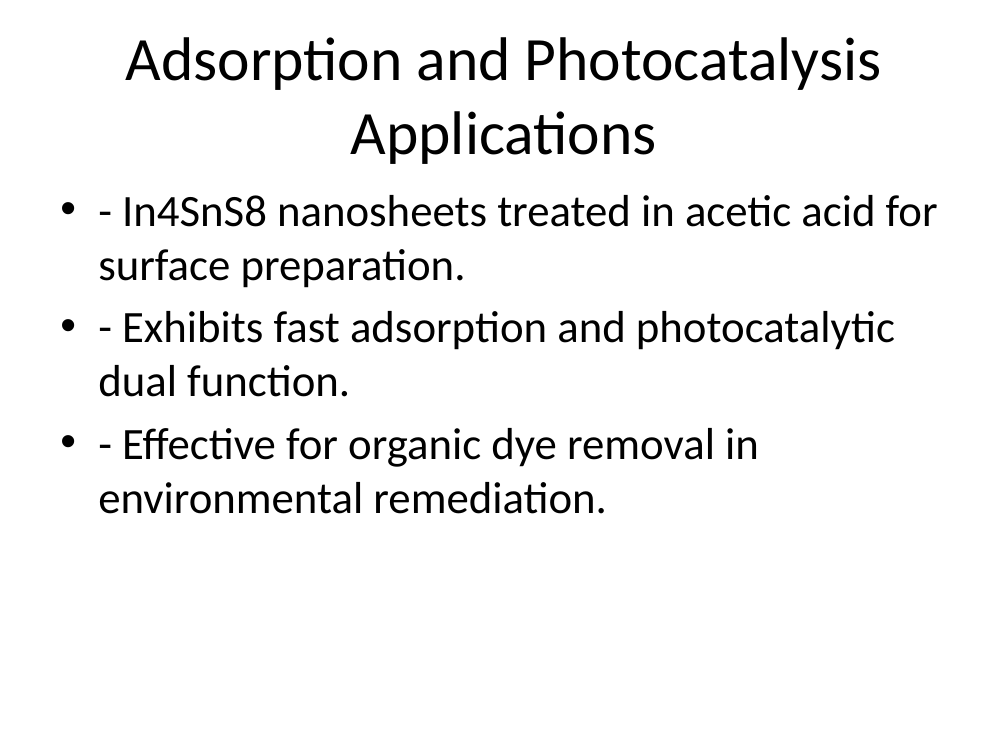
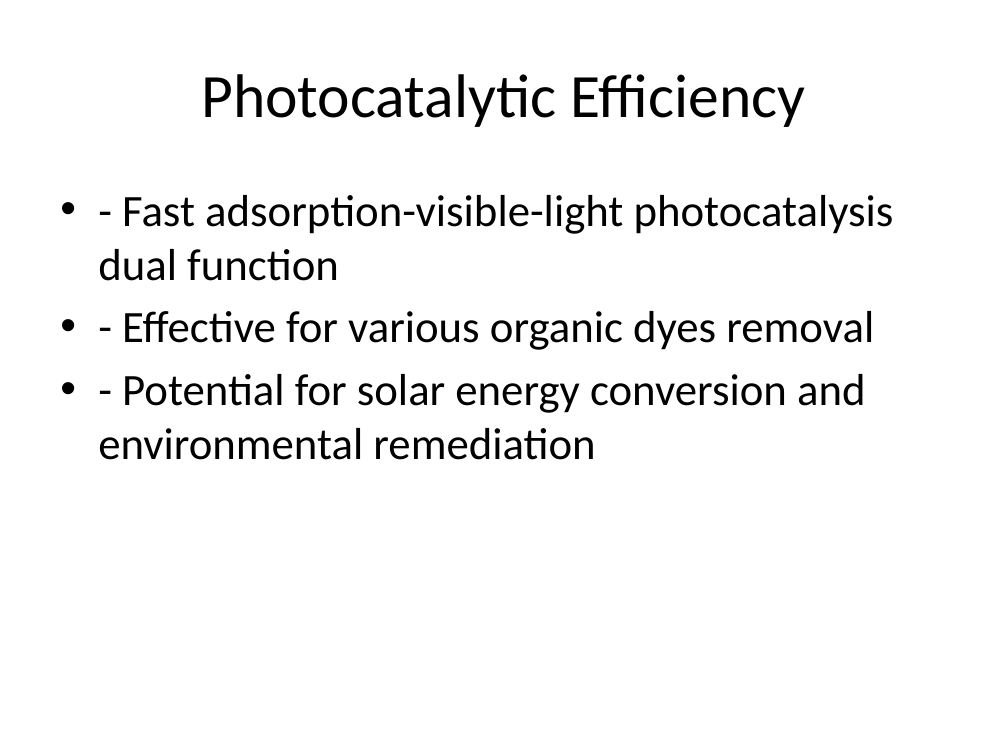
Before and after one commit to knowhrishi/AutoDeckAI-EchoHack, a slide deck: slide 5 of generated_presentation.pptx. Drawn at 1008x756 pixels with LibreOffice and Linux fonts; fonts in the diff are those of the drawing. Boxes give left, top, right and bottom in pixels: in the first picture for what was removed or moved away, otherwise in the second. Text is boxed around its words. In the diff, an @@ line names an element or a change of style, - is before the commit and + after.

```diff
--- a/generated_presentation.pptx
+++ b/generated_presentation.pptx
@@ title at <box>201,74,806,127</box>: text changed @@
-Adsorption and Photocatalysis Applications
+Photocatalytic Efficiency
@@ text at <box>98,195,894,460</box>: text changed @@
-• - In4SnS8 nanosheets treated in acetic acid for surface preparation.
-• - Exhibits fast adsorption and photocatalytic dual function.
-• - Effective for organic dye removal in environmental remediation.
+• - Fast adsorption-visible-light photocatalysis dual function
+• - Effective for various organic dyes removal
+• - Potential for solar energy conversion and environmental remediation
```
Also in this commit, not shown: 5 other slides changed, 1 slide added, 1 slide removed, 2 other files.
